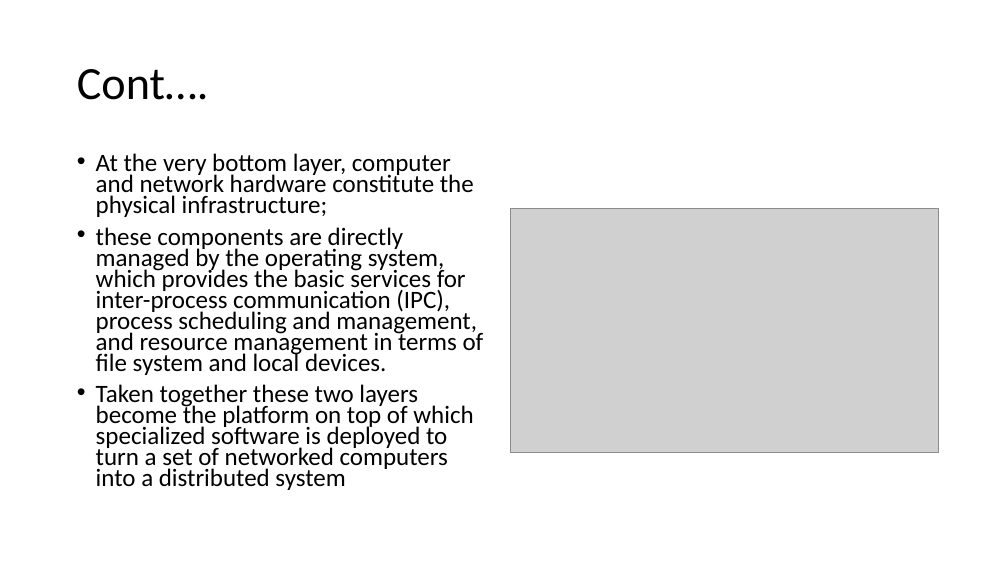
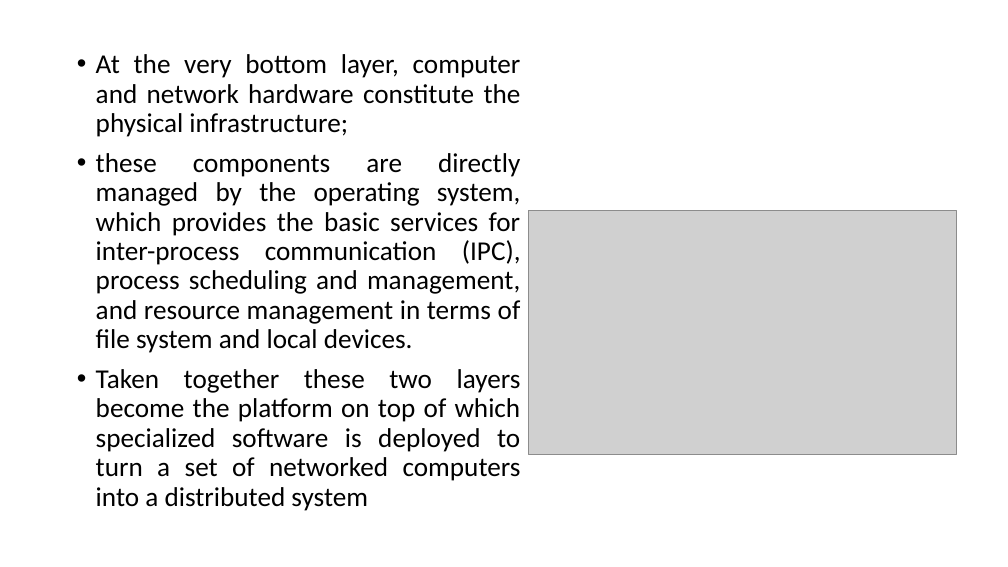
Before and after one commit to shakiliitju/M.Sc-in-ICT, a slide deck: slide 22 of MICT-5102 Cloud Computing/Lecture/Lecture3.pptx. Drawn at 1008x567 pixels with LibreOffice and Linux fonts; fonts in the diff are those of the drawing; grey boxes stand for pictures. Boxes give left, top, right and bottom in pixels: in the first picture for what was removed or moved away, otherwise in the second. Text is boxed around its words. In the diff, an @@ line names an element or a change of style, - is before the commit and + after.

```diff
--- a/MICT-5102 Cloud Computing/Lecture/Lecture3.pptx
+++ b/MICT-5102 Cloud Computing/Lecture/Lecture3.pptx
@@ text "At the very bottom layer, ...": place and size @@
-text "At the very bottom layer, ..." at [96,153,484,490]
+text "At the very bottom layer, ..." at [96,54,521,511]
@@ text "At the very bottom layer, ..." at [96,54,521,511]: size 23.8 to 25.9 pt; alignment left to justified; line spacing 0.7 to 0.9 @@
@@ title removed at [77,69,209,100] @@
-Cont….
@@ picture: place and size @@
-picture at [510,209,939,453]
+picture at [529,210,957,454]
```
Also in this commit, not shown: 5 other slides changed, 7 other files.
